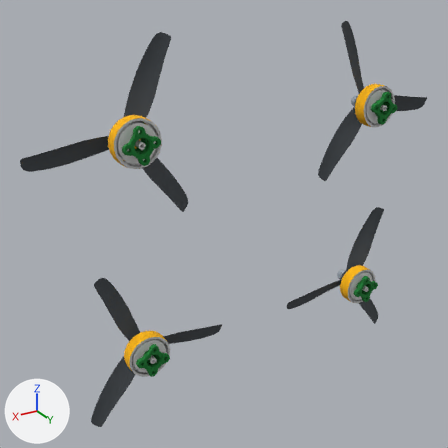
What one commit did to the glTF model public/models/od5/drive.glb.
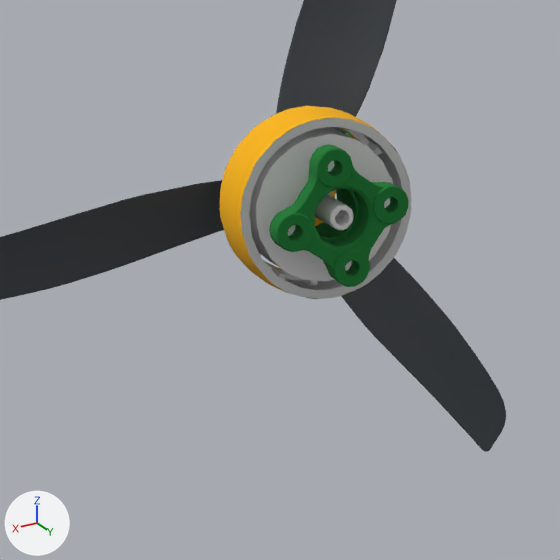
The first picture shows the older version from a 50 mm camera at (0.221, 0.286, 0.158) aimed at (0.025, -0.041, -0.006). The close-ups show the older and then the newer version on the part from 10% to 45% of the width and 19% to 54% of the height of that picture. Only the edits that show in the close-ups are written down. Arrows for +X, +Y and +Z are at lower left; the lights stay in place. Where no turn or scale is listed for an object, it has been applied to the vertices. Vertices at exactly the same position are counted once.

In view in the first close-up: 'motor-2-body-0', 'motor-2-body-3', 'prop-3'.
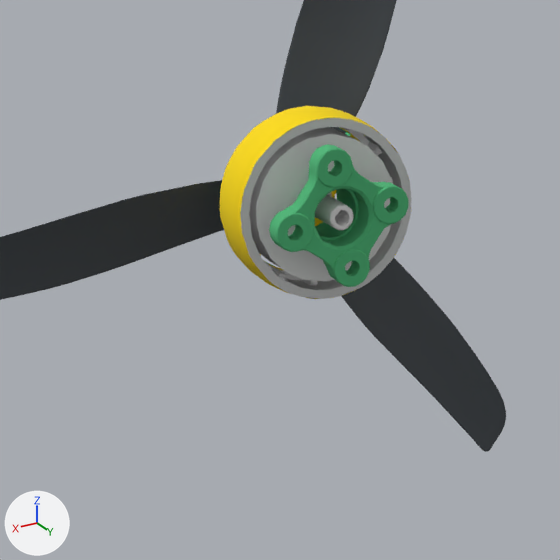
Pixel boxes (x1, y1, x2, y2) of what changed, in the close-ups (560 x 560 px):
part 1 of me_motor_2_body_0, recoloured
    both: (220, 106, 374, 287)
part 2 of me_motor_2_body_3, recoloured (dark green to green)
    both: (269, 144, 409, 287)

What the commit changed:
Material 'motor|0.078,0.478,0.192' (mat_motor_0_078_0_478_0_192) is new.
Its base color is (0.078, 0.478, 0.192) (green #4fb879).
Its roughness is 1.0.
Material 'motor|0.984,0.714,0.000' (mat_motor_0_984_0_714_0_000) is new.
Its base color is (0.984, 0.714, 0.0) (yellow #fddc00).
Its roughness is 1.0.
me_motor_2_body_0 has 2654 vertices, 4772 faces and spans x -0.0146..0.0146, y -0.0152..0.0152, z -0.0146..0.0146.
me_motor_2_body_0 is used by ob_motor_2_body_0; location (0.0922, -0.0296, 0.0645).
me_motor_2_body_0 part 1: all 1939 faces that had it switch from mat_motor_0_965_0_468_0_000 (yellow #fbb600) to mat_motor_0_984_0_714_0_000 (yellow #fddc00).
me_motor_2_body_0 no longer uses material mat_motor_0_007_0_195_0_031 (dark green #147a31).
me_motor_2_body_0 gains material mat_motor_0_078_0_478_0_192 (green #4fb879).
me_motor_2_body_3 has 749 vertices, 1477 faces and spans x -0.0115..0.0115, y -0.0065..0.0065, z -0.0115..0.0115.
me_motor_2_body_3 is used by ob_motor_2_body_3; location (0.0921, -0.0204, 0.0645).
me_motor_2_body_3 part 2: all 1290 faces that had it switch from mat_motor_0_007_0_195_0_031 (dark green #147a31) to mat_motor_0_078_0_478_0_192 (green #4fb879).
